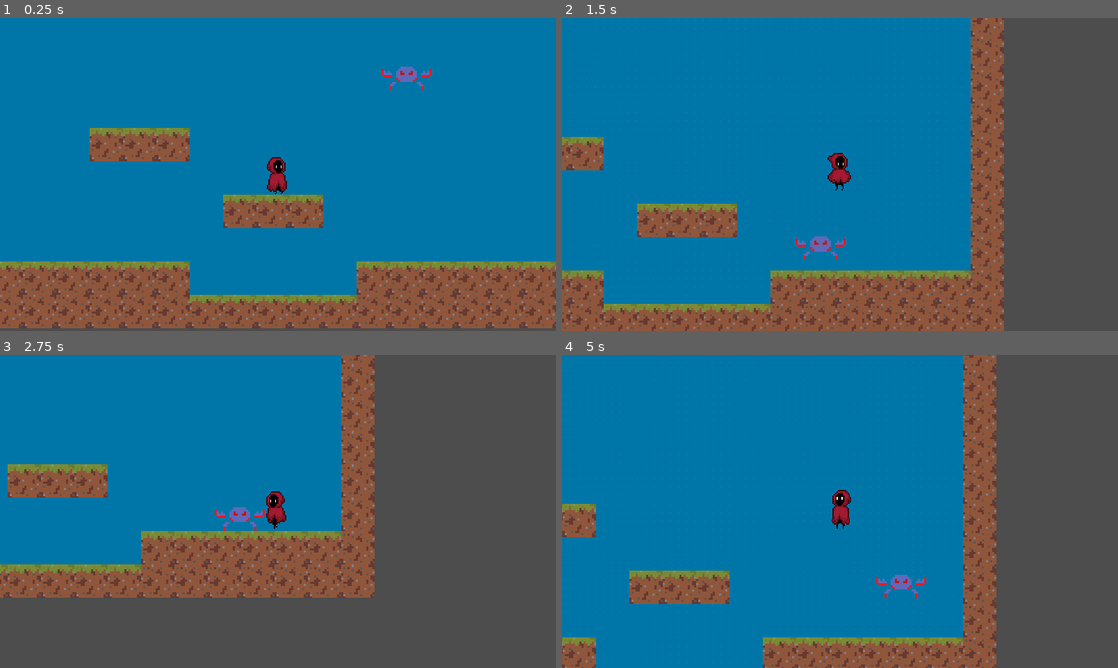
Above: before the commit, frames 1-4 (two rows, left to right).
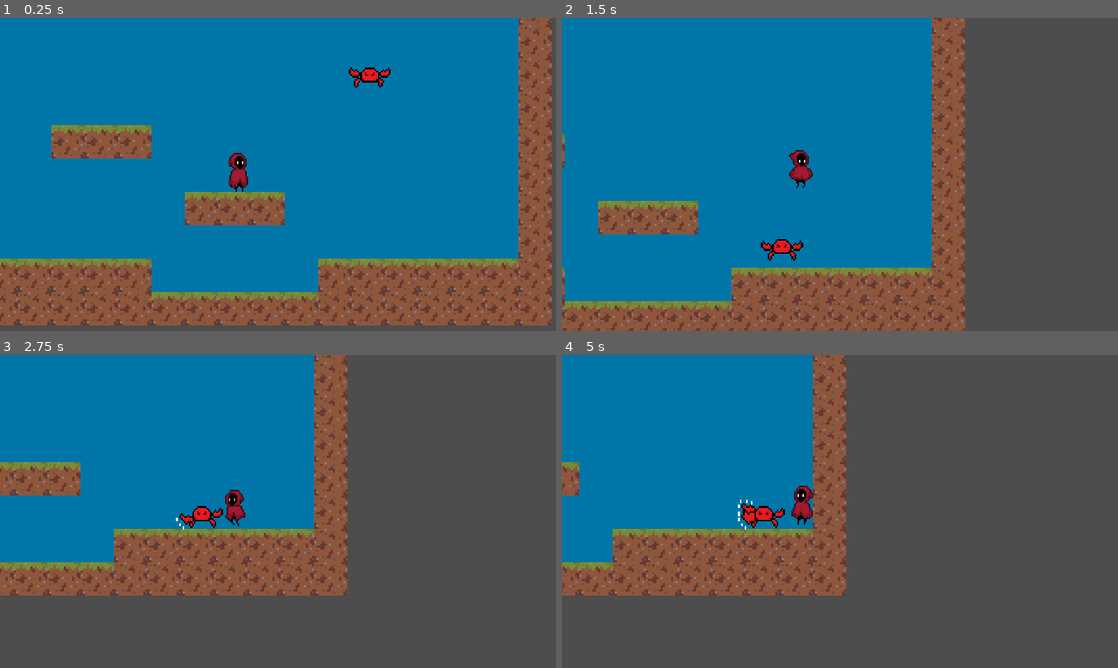
Above: after the commit, the same moments.

Repository: yeegz/Fallen-Asteri
Game: Godot game, scene res://scene.tscn
Two runs of this game, one before a commit and one after it. Both use one fixed random seed, a clock stepped at 60 frames per second and the inputs below. This scene is started directly instead of the project's main scene.
Inputs:
- Up to frame 1 (0.25 s): no input
- Up to frame 2 (1.5 s): tap Enter (ui_accept) at 0.5, 0.77 s; hold Right (ui_right) from 0.53 s (still down)
- Up to frame 3 (2.75 s): tap Enter (ui_accept) at 1.52 s; release Right (ui_right) at 2.03 s; hold Left (ui_left) from 2.03 s (still down)
- Up to frame 4 (5 s): release Left (ui_left) at 2.78 s; hold Right (ui_right) 2.78-4.28 s; tap Enter (ui_accept) at 3.02, 3.77, 4.52 s; hold Left (ui_left) from 4.28 s (still down)

The runs differ from the first frame. In frame 1, 21% of the frame differs, in the area x 0-100%, y 0-100%; in frame 2, 23%; in frame 3, 15%; in frame 4, 53%, in the area x 0-79%, y 0-100%.

Commit message:
create and implement enemy animations

Diff:
--- a/Scenes/character_body_2d.tscn
+++ b/Scenes/character_body_2d.tscn
@@ -1,9 +1,41 @@
-[gd_scene load_steps=27 format=3 uid="uid://c8br3cr26rf1a"]
+[gd_scene load_steps=35 format=3 uid="uid://c8br3cr26rf1a"]
 
 [ext_resource type="Script" path="res://Scenes/character_body_2d.gd" id="1_vkjrs"]
-[ext_resource type="Texture2D" uid="uid://haxobx80xo05" path="res://Sprite Assets/animsheet2.png" id="2_jupm6"]
+[ext_resource type="Texture2D" uid="uid://b21kkulhea1qm" path="res://Sprite Assets/animsheet2.png" id="2_jupm6"]
 [ext_resource type="Texture2D" uid="uid://dn05j1cs3expf" path="res://Sprite Assets/AnimationSheet_Character.png" id="3_b43xp"]
-[ext_resource type="Texture2D" uid="uid://dml1td8qsgcd7" path="res://Sprite Assets/AnimationSheet_Character_4th_line.png" id="4_oiore"]
+[ext_resource type="Texture2D" uid="uid://b6w1ojbruu21q" path="res://Sprite Assets/AnimationSheet_Character_4th_line.png" id="4_oiore"]
+
+[sub_resource type="AtlasTexture" id="AtlasTexture_ynahq"]
+atlas = ExtResource("3_b43xp")
+region = Rect2(0, 256, 32, 32)
+
+[sub_resource type="AtlasTexture" id="AtlasTexture_bhky5"]
+atlas = ExtResource("3_b43xp")
+region = Rect2(32, 256, 32, 32)
+
+[sub_resource type="AtlasTexture" id="AtlasTexture_6j00j"]
+atlas = ExtResource("3_b43xp")
+region = Rect2(64, 256, 32, 32)
+
+[sub_resource type="AtlasTexture" id="AtlasTexture_iaxtm"]
+atlas = ExtResource("3_b43xp")
+region = Rect2(96, 256, 32, 32)
+
+[sub_resource type="AtlasTexture" id="AtlasTexture_amtrp"]
+atlas = ExtResource("3_b43xp")
+region = Rect2(128, 256, 32, 32)
+
+[sub_resource type="AtlasTexture" id="AtlasTexture_4xwrl"]
+atlas = ExtResource("3_b43xp")
+region = Rect2(160, 256, 32, 32)
+
+[sub_resource type="AtlasTexture" id="AtlasTexture_wgvho"]
+atlas = ExtResource("3_b43xp")
+region = Rect2(192, 256, 32, 32)
+
+[sub_resource type="AtlasTexture" id="AtlasTexture_teesj"]
+atlas = ExtResource("3_b43xp")
+region = Rect2(224, 256, 32, 32)
 
 [sub_resource type="AtlasTexture" id="AtlasTexture_x6m50"]
 atlas = ExtResource("3_b43xp")
@@ -88,13 +120,42 @@
 [sub_resource type="SpriteFrames" id="SpriteFrames_ccfa5"]
 animations = [{
 "frames": [{
-"duration": 1.0,
+"duration": 0.6,
+"texture": SubResource("AtlasTexture_ynahq")
+}, {
+"duration": 0.6,
+"texture": SubResource("AtlasTexture_bhky5")
+}, {
+"duration": 0.6,
+"texture": SubResource("AtlasTexture_6j00j")
+}, {
+"duration": 0.6,
+"texture": SubResource("AtlasTexture_iaxtm")
+}, {
+"duration": 0.6,
+"texture": SubResource("AtlasTexture_amtrp")
+}, {
+"duration": 0.6,
+"texture": SubResource("AtlasTexture_4xwrl")
+}, {
+"duration": 0.6,
+"texture": SubResource("AtlasTexture_wgvho")
+}, {
+"duration": 0.6,
+"texture": SubResource("AtlasTexture_teesj")
+}],
+"loop": true,
+"name": &"attack",
+"speed": 5.0
+}, {
+"frames": [{
+"duration": 1.5,
 "texture": SubResource("AtlasTexture_x6m50")
 }, {
-"duration": 1.0,
+"duration": 1.5,
 "texture": SubResource("AtlasTexture_2nigw")
 }, {
-"duration": 1.0,
+"duration": 1.5,
 "texture": SubResource("AtlasTexture_m3sk3")
 }, {
 "duration": 1.0,
@@ -175,9 +236,8 @@
 position = Vector2(63.129, 81.5)
 scale = Vector2(2.36694, 2.65625)
 sprite_frames = SubResource("SpriteFrames_ccfa5")
-animation = &"jump"
-frame = 2
-frame_progress = 0.156084
+animation = &"idle"
+frame_progress = 0.0821379
 
 [node name="player" type="Sprite2D" parent="."]
 visible = false
@@ -192,5 +252,5 @@
 shape = SubResource("RectangleShape2D_31tk3")
 
 [node name="Camera2D" type="Camera2D" parent="."]
-position = Vector2(63, 86)
+position = Vector2(137, 91)
 zoom = Vector2(1.8, 1.8)
--- /dev/null
+++ b/Scenes/crabanimation.gd
@@ -0,0 +1,11 @@
+extends AnimatedSprite2D
+
+
+# Called when the node enters the scene tree for the first time.
+func _ready():
+	pass # Replace with function body.
+
+
+# Called every frame. 'delta' is the elapsed time since the previous frame.
+func _process(delta):
+	pass
--- a/Scenes/enemy_12d.gd
+++ b/Scenes/enemy_12d.gd
@@ -1,10 +1,11 @@
 extends CharacterBody2D
 
 const GRAVITY_VALUE = 1100
-var SPEED = 50
+var SPEED = 70
 var JUMP = 50
 var player = null
 var player_chase = false
+@onready var animation = $AnimatedSprite2D
 
 # Called every frame. 'delta' is the elapsed time since the previous frame.
 func _process(delta):
@@ -27,3 +28,9 @@
 		position += (player.position - position)/ SPEED
 		if not player.is_on_floor() and not is_on_floor():
 			velocity.y = JUMP
+
+	#Animation
+	if player_chase == false:
+		animation.play("crab_idle")
+	else:
+		animation.play("crab_attack")
--- a/Scenes/enemy_12d.tscn
+++ b/Scenes/enemy_12d.tscn
@@ -1,7 +1,9 @@
-[gd_scene load_steps=5 format=3 uid="uid://bbttsnhtdb1k5"]
+[gd_scene load_steps=17 format=3 uid="uid://bbttsnhtdb1k5"]
 
 [ext_resource type="Script" path="res://Scenes/enemy_12d.gd" id="1_685w0"]
-[ext_resource type="Texture2D" uid="uid://2h4hoec3d8ju" path="res://Temporary Files/idle/crab_idle_1.png" id="1_xxmt4"]
+[ext_resource type="Texture2D" uid="uid://dth6r6p41n5yh" path="res://Temporary Files/idle/crab_idle_1.png" id="1_xxmt4"]
+[ext_resource type="Texture2D" uid="uid://bfaq26c7f6g10" path="res://Temporary Files/idle/crab_idle.png" id="3_lehdf"]
+[ext_resource type="Texture2D" uid="uid://cdam6cmpo18tv" path="res://Temporary Files/attack/crab_attack.png" id="3_onv81"]
 
 [sub_resource type="RectangleShape2D" id="RectangleShape2D_6yb7h"]
 size = Vector2(96, 48)
@@ -9,10 +11,87 @@
 [sub_resource type="CircleShape2D" id="CircleShape2D_vo5qx"]
 radius = 187.451
 
+[sub_resource type="AtlasTexture" id="AtlasTexture_idln1"]
+atlas = ExtResource("3_onv81")
+region = Rect2(0, 0, 32, 32)
+
+[sub_resource type="AtlasTexture" id="AtlasTexture_c5125"]
+atlas = ExtResource("3_onv81")
+region = Rect2(32, 0, 32, 32)
+
+[sub_resource type="AtlasTexture" id="AtlasTexture_1iy1y"]
+atlas = ExtResource("3_onv81")
+region = Rect2(64, 0, 32, 32)
+
+[sub_resource type="AtlasTexture" id="AtlasTexture_hj8pd"]
+atlas = ExtResource("3_onv81")
+region = Rect2(96, 0, 32, 32)
+
+[sub_resource type="AtlasTexture" id="AtlasTexture_haqg0"]
+atlas = ExtResource("3_onv81")
+region = Rect2(128, 0, 32, 32)
+
+[sub_resource type="AtlasTexture" id="AtlasTexture_u231f"]
+atlas = ExtResource("3_lehdf")
+region = Rect2(0, 0, 32, 32)
+
+[sub_resource type="AtlasTexture" id="AtlasTexture_5nnil"]
+atlas = ExtResource("3_lehdf")
+region = Rect2(32, 0, 32, 32)
+
+[sub_resource type="AtlasTexture" id="AtlasTexture_cb8dd"]
+atlas = ExtResource("3_lehdf")
+region = Rect2(64, 0, 32, 32)
+
+[sub_resource type="AtlasTexture" id="AtlasTexture_go84o"]
+atlas = ExtResource("3_lehdf")
+region = Rect2(96, 0, 32, 32)
+
+[sub_resource type="SpriteFrames" id="SpriteFrames_ex4hy"]
+animations = [{
+"frames": [{
+"duration": 1.0,
+"texture": SubResource("AtlasTexture_idln1")
+}, {
+"duration": 1.0,
+"texture": SubResource("AtlasTexture_c5125")
+}, {
+"duration": 1.0,
+"texture": SubResource("AtlasTexture_1iy1y")
+}, {
+"duration": 1.0,
+"texture": SubResource("AtlasTexture_hj8pd")
+}, {
+"duration": 1.0,
+"texture": SubResource("AtlasTexture_haqg0")
+}],
+"loop": true,
+"name": &"crab_attack",
+"speed": 5.0
+}, {
+"frames": [{
+"duration": 1.0,
+"texture": SubResource("AtlasTexture_u231f")
+}, {
+"duration": 1.0,
+"texture": SubResource("AtlasTexture_5nnil")
+}, {
+"duration": 1.0,
+"texture": SubResource("AtlasTexture_cb8dd")
+}, {
+"duration": 1.0,
+"texture": SubResource("AtlasTexture_go84o")
+}],
+"loop": true,
+"name": &"crab_idle",
+"speed": 5.0
+}]
+
 [node name="enemy12D" type="CharacterBody2D"]
 script = ExtResource("1_685w0")
 
 [node name="EnemySprite2D" type="Sprite2D" parent="."]
+visible = false
 texture_filter = 1
 position = Vector2(48, 47)
 scale = Vector2(4, 4.13333)
@@ -30,5 +109,13 @@
 position = Vector2(48, 58)
 shape = SubResource("CircleShape2D_vo5qx")
 
+[node name="AnimatedSprite2D" type="AnimatedSprite2D" parent="."]
+texture_filter = 1
+position = Vector2(48, 54)
+scale = Vector2(3.09375, 3.21875)
+sprite_frames = SubResource("SpriteFrames_ex4hy")
+animation = &"crab_attack"
+frame_progress = 0.275989
+
 [connection signal="body_entered" from="DetectionArea" to="." method="_on_detection_area_body_entered"]
 [connection signal="body_exited" from="DetectionArea" to="." method="_on_detection_area_body_exited"]
